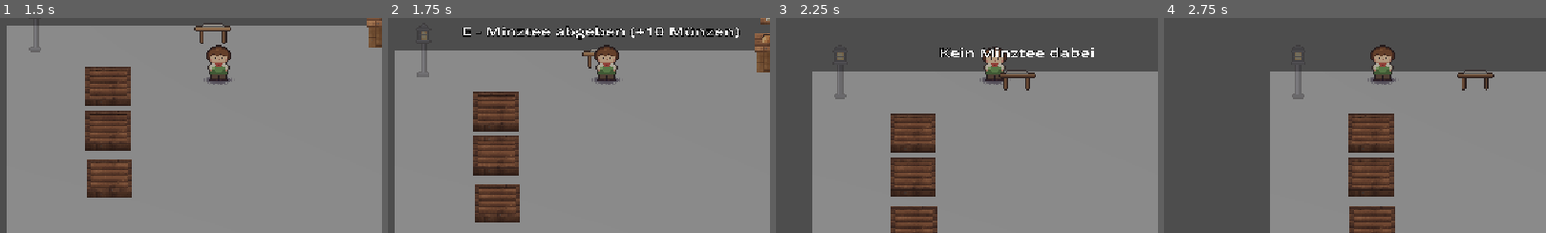
Above: before the commit, frames 1-4 (left to right).
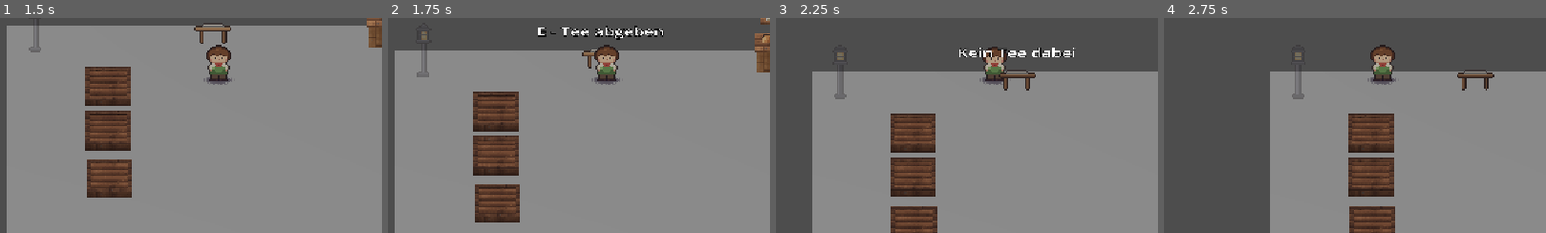
Above: after the commit, the same moments.

Repository: rjn21/teahut
Game: Godot game, scene res://scenes/world.tscn
Same seed, same stepped clock (60 frames per second), same inputs: the game is played once before the commit and once after it.
Inputs:
- Up to frame 1 (1.5 s): tap Enter at 0.5 s; hold W (move_forward) from 0.53 s (still down); tap E (interact) at 0.6 s; tap Q (cycle) at 1.35 s
- Up to frame 2 (1.75 s): keep holding W (move_forward); tap E (interact) at 1.55 s
- Up to frame 3 (2.25 s): release W (move_forward) at 2.03 s; hold A (move_left) from 2.03 s (still down); tap E (interact) at 2.1 s
- Up to frame 4 (2.75 s): keep holding A (move_left)
The pictures show only the part of the screen within x 21-71%, y 35-85%; the shares and areas given below are measured in that part.

Frame 1 is identical in both runs. In frame 2, 2.0% of the frame differs, in the area x 19-93%, y 3-11%; in frame 3, 1.0%; in frame 4, nothing differs.

Commit message:
M6b: Ablage nimmt jede Teesorte an
Übergangslösung bis zum Bestellbrett (M6c): Die Ablage nimmt die erste
Sorte aus ihrer Liste, die im Inventar ist, zahlt deren Preis und meldet
Sorte und Betrag.

Co-Authored-By: Claude Opus 5.5 <noreply@anthropic.com>

Diff:
--- a/scenes/order_counter.tscn
+++ b/scenes/order_counter.tscn
@@ -3,13 +3,16 @@
 [ext_resource type="Script" uid="uid://dgfrjb5noveit" path="res://scripts/order_counter.gd" id="1_odk8o"]
 [ext_resource type="Resource" uid="uid://b7xwupln72ir" path="res://data/mint_tea.tres" id="2_absif"]
 [ext_resource type="PackedScene" path="res://assets/hd2d/scenes/order_tray.tscn" id="2_h6v4j"]
+[ext_resource type="Script" uid="uid://c4glokguw7hmq" path="res://data_scripts/tea_data.gd" id="2_tcslu"]
+[ext_resource type="Resource" uid="uid://c8ok2x2pfq355" path="res://data/chamomile_tea.tres" id="4_281ev"]
+[ext_resource type="Resource" uid="uid://doioydfxaftrv" path="res://data/lavender_tea.tres" id="5_vrd4w"]
 
 [sub_resource type="BoxShape3D" id="BoxShape3D_m56b8"]
 size = Vector3(1.3, 0.8, 1.1)
 
 [node name="OrderCounter" type="Area3D" unique_id=687408151]
 script = ExtResource("1_odk8o")
-tea = ExtResource("2_absif")
+teas = Array[ExtResource("2_tcslu")]([ExtResource("2_absif"), ExtResource("4_281ev"), ExtResource("5_vrd4w")])
 
 [node name="CollisionShape3D" type="CollisionShape3D" parent="." unique_id=2032616114]
 transform = Transform3D(1, 0, 0, 0, 1, 0, 0, 0, 1, 0, 0.4, 0)
--- a/scripts/order_counter.gd
+++ b/scripts/order_counter.gd
@@ -1,13 +1,13 @@
 extends Area3D
 
-@export var tea: TeaData
+@export var teas: Array[TeaData] = []
 
 var player_in_range: bool = false
 
 @onready var interaction_label: Label3D = $InteractionLabel
 
 func _ready() -> void:
-	assert(tea != null, "Ablage: keine TeaData zugewiesen")
+	assert(not teas.is_empty(), "Ablage: keine TeaData zugewiesen")
 	interaction_label.visible = false
 	body_entered.connect(_on_body_entered)
 	body_exited.connect(_on_body_exited)
@@ -29,13 +29,14 @@
 		deliver_tea()
 
 func deliver_tea() -> void:
-	if not Inventory.try_take_item(tea.id, 1):
-		interaction_label.text = "Kein %s dabei" % tea.display_name
-		return
+	for tea in teas:
+		if Inventory.try_take_item(tea.id, 1):
+			Inventory.add_money(tea.price)
+			SaveGame.save_game()
+			interaction_label.text = "%s abgegeben (+%d Münzen)" % [tea.display_name, tea.price]
+			return
 
-	Inventory.add_money(tea.price)
-	update_interaction_label()
-	SaveGame.save_game()
+	interaction_label.text = "Kein Tee dabei"
 
 func update_interaction_label() -> void:
-	interaction_label.text = "E - %s abgeben (+%d Münzen)" % [tea.display_name, tea.price]
+	interaction_label.text = "E - Tee abgeben"
